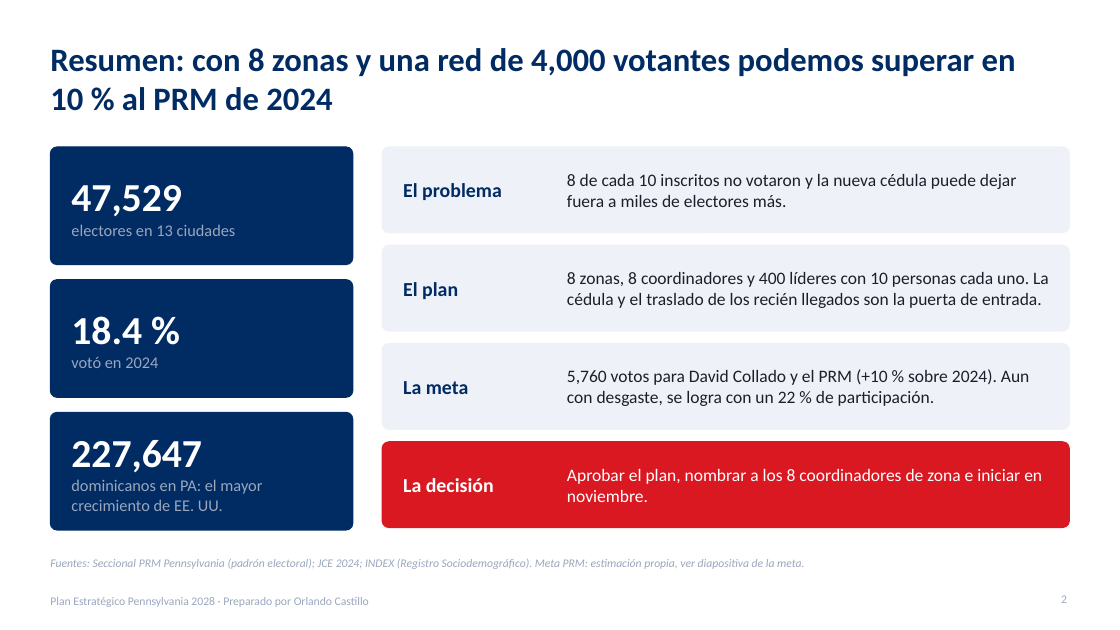
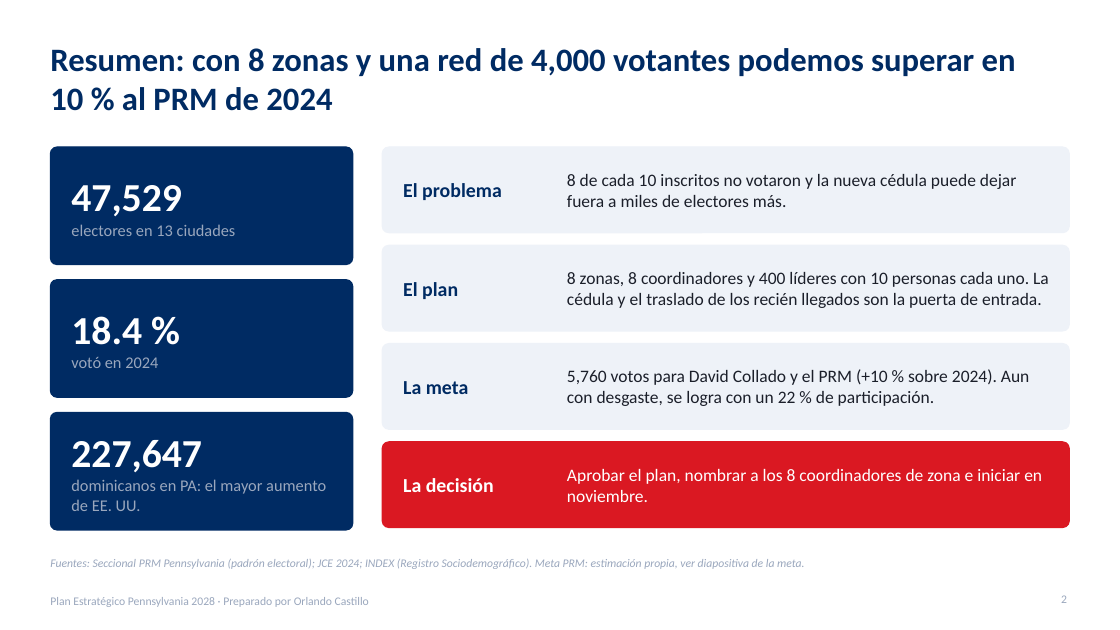
Before and after one commit to rcastillo9556/pdf-toolkit, a slide deck: slide 2 of presentaciones/Plan_Estrategico_Pennsylvania_2028.pptx. Drawn at 1120x630 pixels with LibreOffice and Linux fonts; fonts in the diff are those of the drawing. Boxes give left, top, right and bottom in pixels: in the first picture for what was removed or moved away, otherwise in the second. Text is boxed around its words. In the diff, an @@ line names an element or a change of style, - is before the commit and + after.

```diff
--- a/presentaciones/Plan_Estrategico_Pennsylvania_2028.pptx
+++ b/presentaciones/Plan_Estrategico_Pennsylvania_2028.pptx
@@ text at (71,479,326,511): text changed @@
-dominicanos en PA: el mayor crecimiento de EE. UU.
+dominicanos en PA: el mayor aumento de EE. UU.
```
Also in this commit, not shown: 1 other slide changed, 1 other file.
